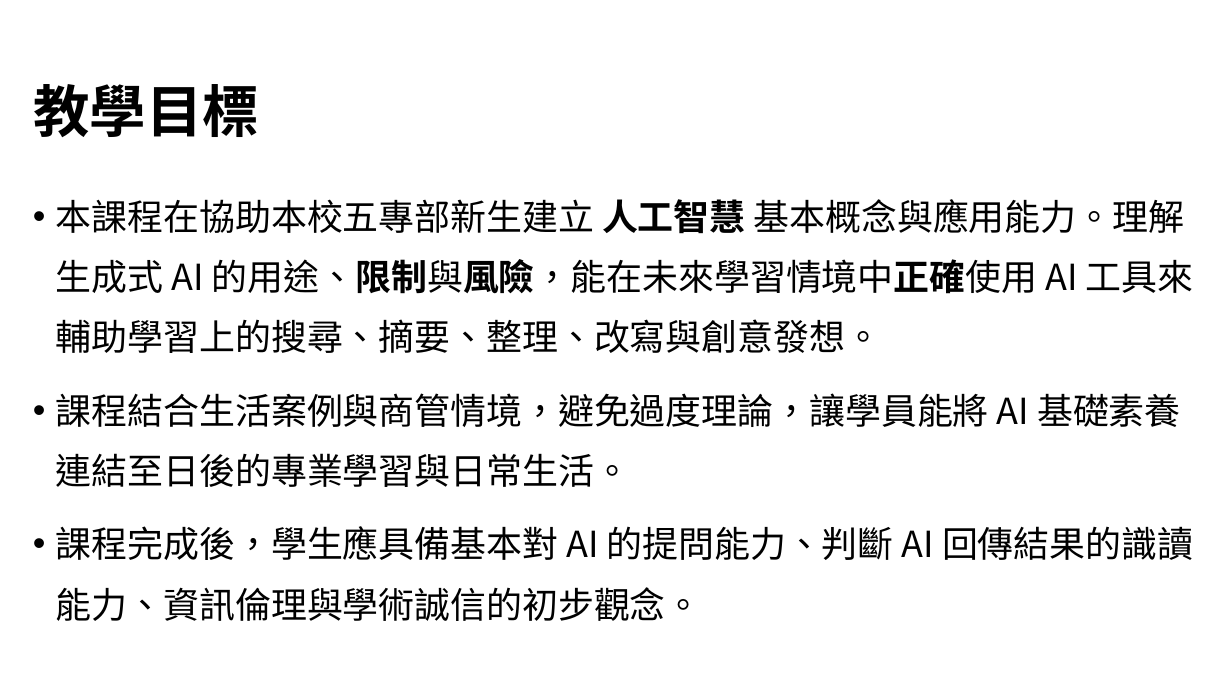
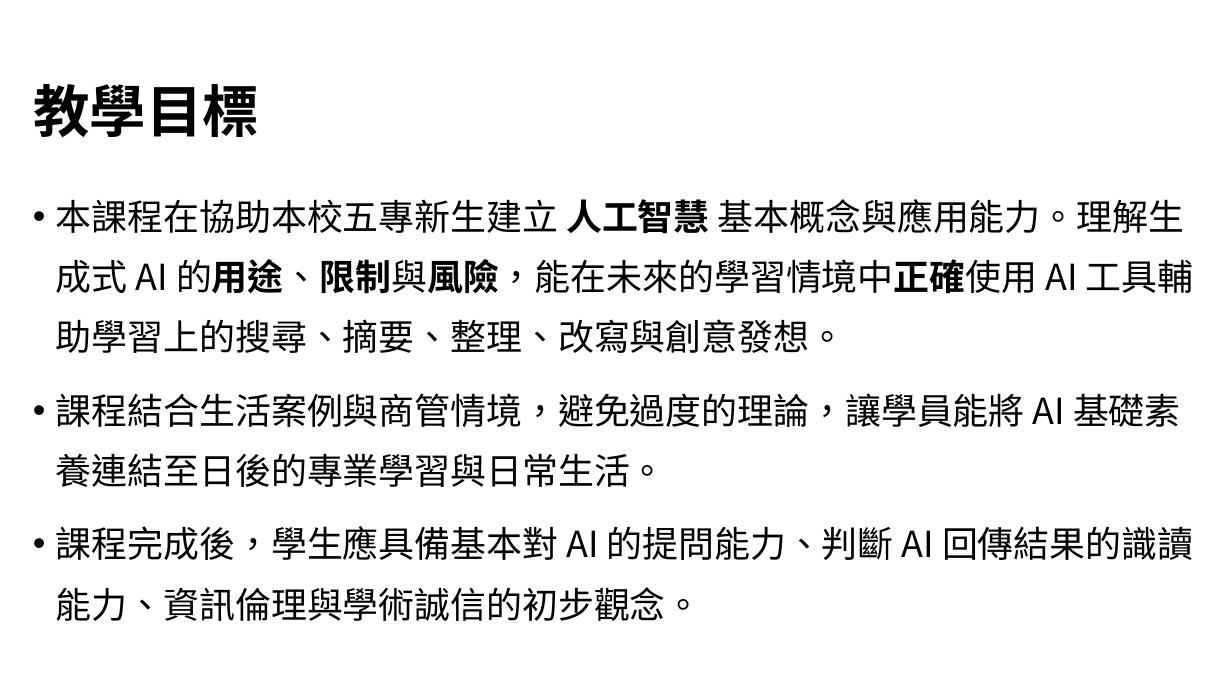
Before and after one commit to hsuancheyang/115-1-AI_Fundamentals, a slide deck: slide 2 of powerpoints/AI基礎素養.pptx. Drawn at 1232x693 pixels with LibreOffice and Linux fonts; fonts in the diff are those of the drawing; background and template pictures are left out. Boxes give left, top, right and bottom in pixels: in the first picture for what was removed or moved away, otherwise in the second. Text is boxed around its words. In the diff, an @@ line names an element or a change of style, - is before the commit and + after.

```diff
--- a/powerpoints/AI基礎素養.pptx
+++ b/powerpoints/AI基礎素養.pptx
@@ text at box(56, 199, 1194, 487): text changed @@
-• 本課程在協助本校五專部新生建立 人工智慧 基本概念與應用能力。理解生成式 AI 的用途、限制與風險，能在未來學習情境中正確使用 AI 工具來輔助學習上的搜尋、摘要、整理、改寫與創意發想。
-• 課程結合生活案例與商管情境，避免過度理論，讓學員能將 AI 基礎素養連結至日後的專業學習與日常生活。
+• 本課程在協助本校五專新生建立 人工智慧 基本概念與應用能力。理解生成式 AI 的用途、限制與風險，能在未來的學習情境中正確使用 AI 工具輔助學習上的搜尋、摘要、整理、改寫與創意發想。
+• 課程結合生活案例與商管情境，避免過度的理論，讓學員能將 AI 基礎素養連結至日後的專業學習與日常生活。
```
Also in this commit, not shown: 2 other slides changed, 2 other files.
